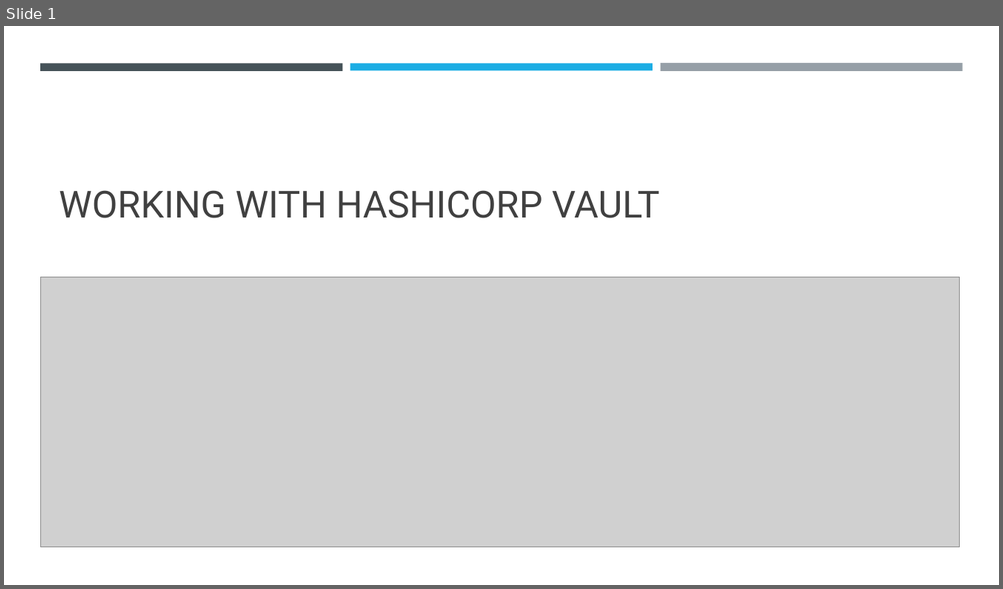
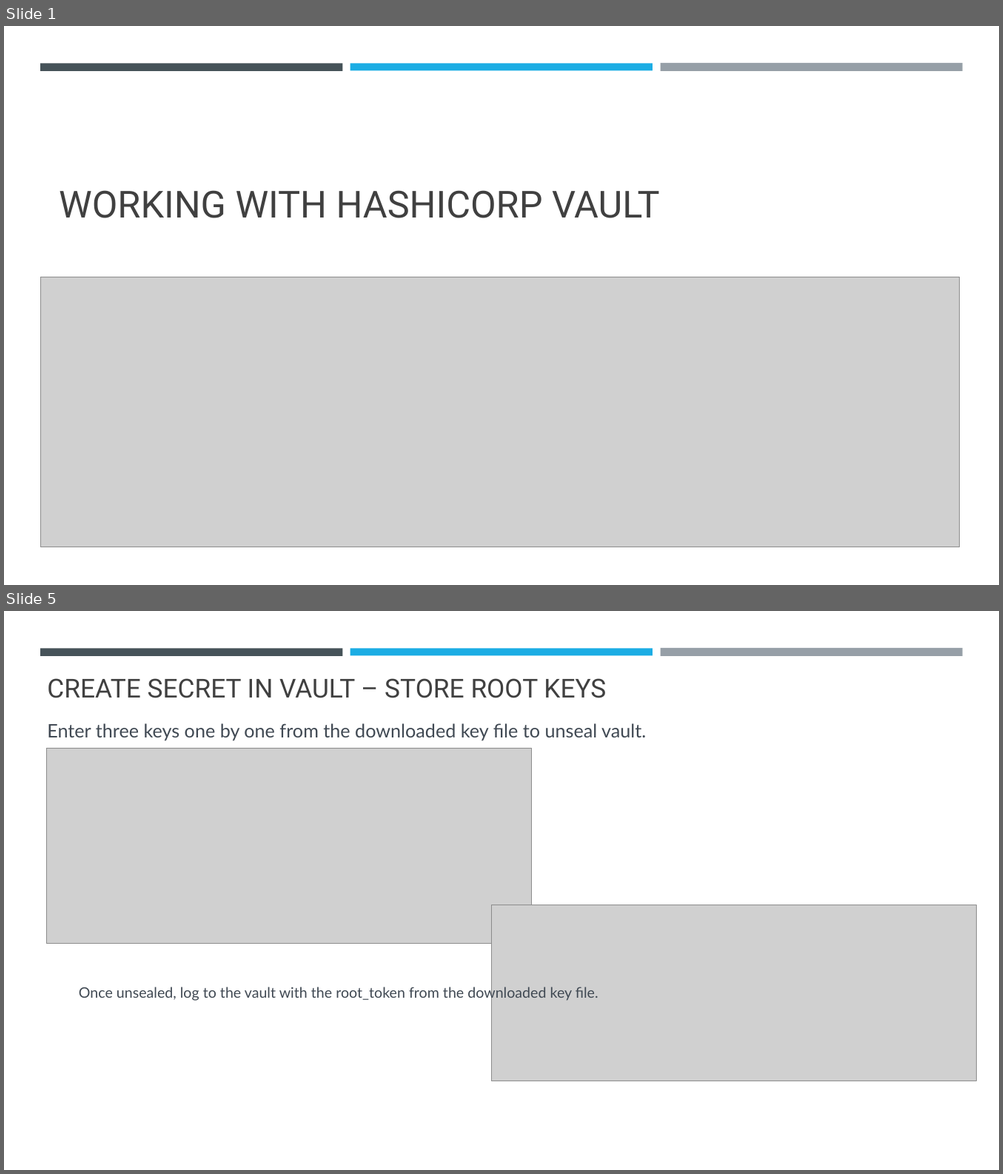
Before and after one commit to umeshmahajan/azure-brainworks2023, a slide deck: docs/Hashicorp-Vault.pptx. Shown one above the other, each under a label of ours: slide 1 before the commit, slides 1 and 5 after it; the slides between them are not shown. The pictures are 1003x589 and 1003x1174 pixels, drawn with LibreOffice and Linux fonts; fonts in the diff are those of the drawing; grey boxes stand for pictures. Boxes give left, top, right and bottom in pixels: in the first picture for what was removed or moved away, otherwise in the second. Text is boxed around its words. In the diff, an @@ line names an element or a change of style, - is before the commit and + after.

```diff
--- a/docs/Hashicorp-Vault.pptx
+++ b/docs/Hashicorp-Vault.pptx
@@ slide 5 added at bbox=[4, 611, 999, 1170], background #FFFFFF @@
@@ rectangle added at bbox=[40, 648, 343, 655], fill #465359 @@
@@ rectangle added at bbox=[350, 648, 652, 655], fill #1CADE4 @@
@@ rectangle added at bbox=[660, 648, 962, 657], fill #969FA7 @@
@@ title added at bbox=[47, 678, 606, 698], 25.2 pt, text #404040 @@
+CREATE SECRET IN VAULT – STORE ROOT KEYS
@@ text added at bbox=[47, 723, 646, 741], 18 pt, text #404953 @@
+Enter three keys one by one from the downloaded key file to unseal vault.
@@ picture added at bbox=[46, 749, 532, 943] @@
@@ picture added at bbox=[491, 906, 976, 1081] @@
@@ text added at bbox=[79, 985, 598, 1002], 14 pt, text #404953 @@
+Once unsealed, log to the vault with the root_token from the downloaded key file.
```
Also in this commit, not shown: 1 slide changed, 3 other slides added, 1 slide removed, 3 other files.
